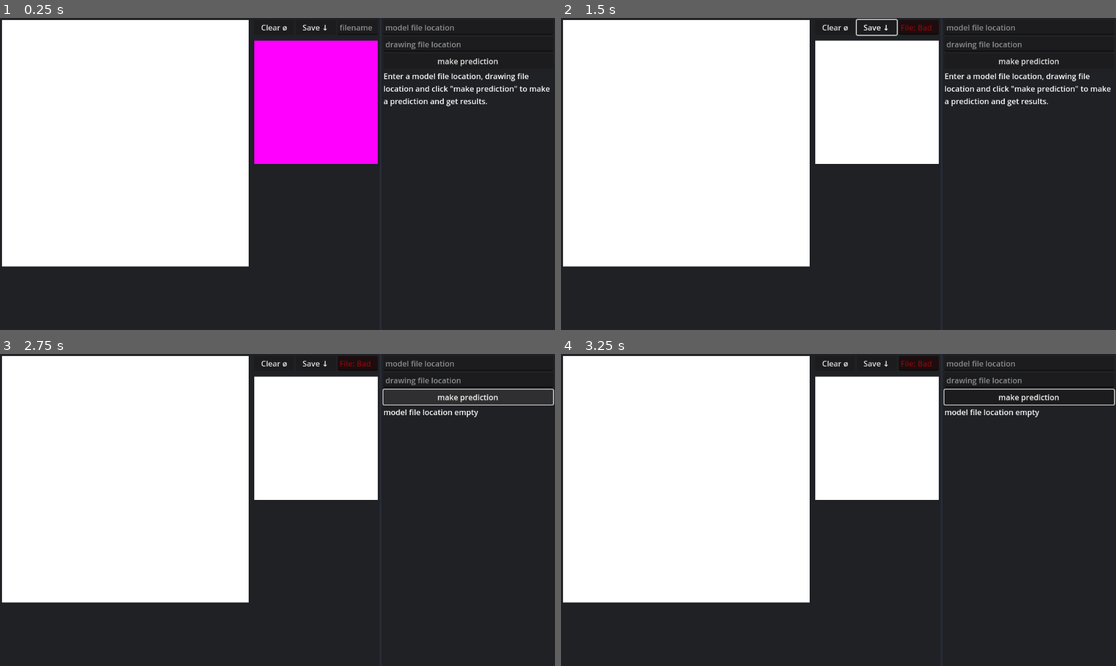
Above: before the commit, frames 1-4 (two rows, left to right).
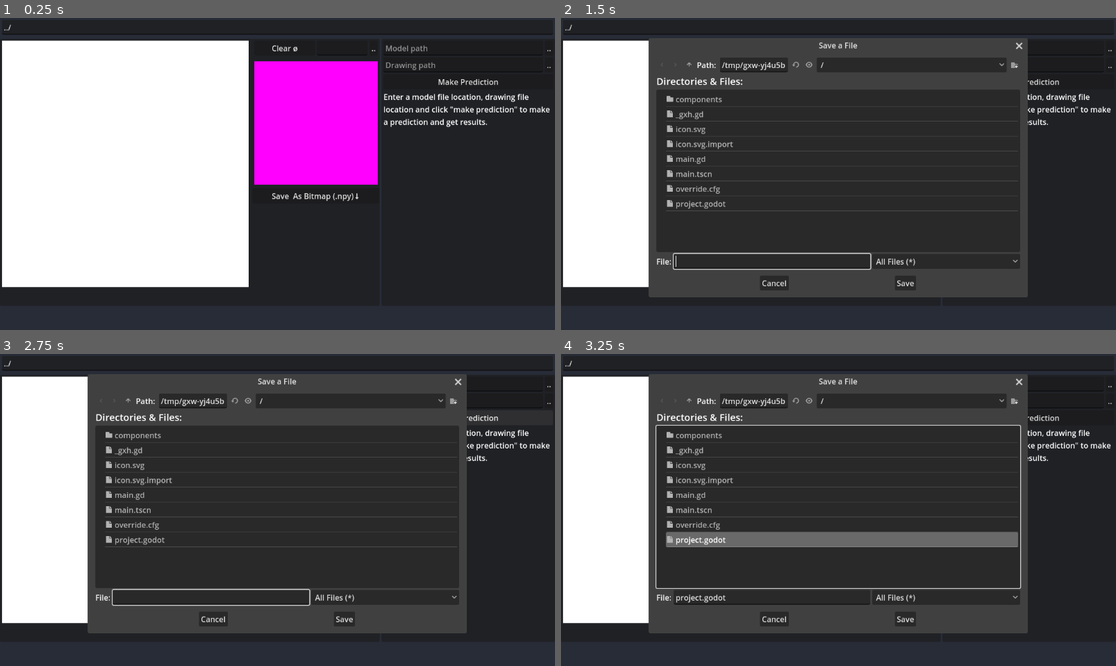
Above: after the commit, the same moments.

Repository: Virteso/IDS-Quickdraw-Analysis
Game: Godot game, scene res://main.tscn
Same seed, same stepped clock (60 frames per second), same inputs: the game is played once before the commit and once after it.
Inputs (mouse positions are in pixels of both pictures, inside the frame that each line leads up to):
- Up to frame 1 (0.25 s): no input
- Up to frame 2 (1.5 s): click (877, 27) at 0.5 s, where only the run before the commit has a clickable "Save ↓"; click (932, 49) at 1.25 s, where only the run after the commit has a clickable ".."
- Up to frame 3 (2.75 s): click "make prediction" (after the commit: "Make Prediction") at 2 s
- Up to frame 4 (3.25 s): click (877, 531) at 2.75 s, where only the run after the commit has a clickable "Save As Bitmap (.npy)↓"

The runs differ from the first frame. In frame 1, 12% of the frame differs, in the area x 0-100%, y 0-87%; in frame 2, 45%; in frame 3, 44%; in frame 4, 46%, in the area x 0-100%, y 0-90%.

Commit message:
godot update

Diff:
--- a/godot/drawing_pad.tscn
+++ b/godot/components/drawing_pad.tscn
@@ -1,6 +1,6 @@
 [gd_scene load_steps=2 format=3 uid="uid://bnbn0w0pbtwj0"]
 
-[ext_resource type="Script" path="res://drawing_pad.gd" id="1_lu8pe"]
+[ext_resource type="Script" path="res://components/drawing_pad.gd" id="1_lu8pe"]
 
 [node name="DrawingPad" type="ColorRect"]
 custom_minimum_size = Vector2(512, 512)
--- a/godot/drawing_pad_and_bitmap_display.gd
+++ b/godot/components/drawing_pad_and_bitmap_display.gd
@@ -1,10 +1,10 @@
 extends PanelContainer
 
-const DrawingPad := preload("res://drawing_pad.gd")
+const DrawingPad := preload("res://components/drawing_pad.gd")
 
 @onready var bitmap_display: TextureRect = %BitmapDisplay
 @onready var drawing_pad: DrawingPad = %DrawingPad
-@onready var filename_edit: LineEdit = %FilenameEdit
+@onready var filename_edit: FilenamePicker = %FilenameEdit
 
 @onready var _placeholder_texture := bitmap_display.texture
 
@@ -14,15 +14,12 @@
 		drawing_pad.clear()
 		bitmap_display.texture = _placeholder_texture
 	)
-	%ConvertButton.pressed.connect(func() -> void:
+	%SaveAsBitmap.pressed.connect(func() -> void:
 		var image := display_image()
-		var err := Drawing.image_to_npy(image, filename_edit.text)
+		var err := Drawing.image_to_npy(image, filename_edit.fgetp())
 		if err != OK:
-			filename_edit.placeholder_text = error_string(err)
 			filename_edit.modulate = Color.RED
-			filename_edit.text = ""
 			filename_edit.mouse_entered.connect(func() -> void:
-				filename_edit.placeholder_text = "filename"
 				filename_edit.modulate = Color.WHITE
 			, CONNECT_ONE_SHOT)
 	)
--- a/godot/drawing_pad_and_bitmap_display.tscn
+++ b/godot/components/drawing_pad_and_bitmap_display.tscn
@@ -1,7 +1,8 @@
-[gd_scene load_steps=4 format=3 uid="uid://7m8hxols4o6r"]
+[gd_scene load_steps=5 format=3 uid="uid://7m8hxols4o6r"]
 
-[ext_resource type="Script" path="res://drawing_pad_and_bitmap_display.gd" id="1_obgad"]
-[ext_resource type="PackedScene" uid="uid://bnbn0w0pbtwj0" path="res://drawing_pad.tscn" id="1_tjhb3"]
+[ext_resource type="Script" path="res://components/drawing_pad_and_bitmap_display.gd" id="1_obgad"]
+[ext_resource type="PackedScene" uid="uid://bnbn0w0pbtwj0" path="res://components/drawing_pad.tscn" id="1_tjhb3"]
+[ext_resource type="PackedScene" uid="uid://d24fjx60ijp0c" path="res://components/filename_picker.tscn" id="3_bogwx"]
 
 [sub_resource type="PlaceholderTexture2D" id="PlaceholderTexture2D_l1m5l"]
 size = Vector2(28, 28)
@@ -52,17 +53,11 @@
 size_flags_horizontal = 3
 text = "Clear ø"
 
-[node name="ConvertButton" type="Button" parent="VBoxContainer/HBoxContainer/VBoxContainer/MarginContainer2/HBoxContainer"]
+[node name="FilenameEdit" parent="VBoxContainer/HBoxContainer/VBoxContainer/MarginContainer2/HBoxContainer" instance=ExtResource("3_bogwx")]
 unique_name_in_owner = true
 layout_mode = 2
 size_flags_horizontal = 3
-text = "Save ↓"
-
-[node name="FilenameEdit" type="LineEdit" parent="VBoxContainer/HBoxContainer/VBoxContainer/MarginContainer2/HBoxContainer"]
-unique_name_in_owner = true
-layout_mode = 2
-size_flags_horizontal = 3
-placeholder_text = "filename"
+file_mode = 4
 
 [node name="MarginContainer3" type="MarginContainer" parent="VBoxContainer/HBoxContainer/VBoxContainer"]
 layout_mode = 2
@@ -82,6 +77,15 @@
 layout_mode = 2
 texture = SubResource("PlaceholderTexture2D_l1m5l")
 
+[node name="MarginContainer" type="MarginContainer" parent="VBoxContainer/HBoxContainer/VBoxContainer"]
+layout_mode = 2
+
+[node name="SaveAsBitmap" type="Button" parent="VBoxContainer/HBoxContainer/VBoxContainer/MarginContainer"]
+unique_name_in_owner = true
+layout_mode = 2
+size_flags_horizontal = 3
+text = "Save  As Bitmap (.npy)↓"
+
 [node name="MarginContainer" type="MarginContainer" parent="VBoxContainer"]
 layout_mode = 2
 theme_override_constants/margin_left = 4
--- /dev/null
+++ b/godot/components/filename_picker.gd
@@ -0,0 +1,25 @@
+class_name FilenamePicker extends HBoxContainer
+
+@export var file_mode: FileDialog.FileMode
+@export var placeholder: String
+
+@onready var file_dialog: FileDialog = $FileDialog
+@onready var text_edit: LineEdit = $TextEdit
+
+
+func _ready() -> void:
+	text_edit.placeholder_text = placeholder
+	$Button.pressed.connect(func() -> void:
+		file_dialog.file_mode = file_mode
+		file_dialog.root_subfolder = Main.get_base_path()
+		file_dialog.popup_centered()
+		match file_mode:
+			FileDialog.FileMode.FILE_MODE_OPEN_FILE, FileDialog.FileMode.FILE_MODE_SAVE_FILE:
+				file_dialog.file_selected.connect(func(s: String) -> void:
+					text_edit.text = s
+				, CONNECT_ONE_SHOT)
+	)
+
+
+func fgetp() -> String:
+	return text_edit.text
--- /dev/null
+++ b/godot/components/filename_picker.tscn
@@ -0,0 +1,27 @@
+[gd_scene load_steps=2 format=3 uid="uid://d24fjx60ijp0c"]
+
+[ext_resource type="Script" path="res://components/filename_picker.gd" id="1_2q2cb"]
+
+[node name="FilenamePicker" type="HBoxContainer"]
+anchors_preset = 15
+anchor_right = 1.0
+anchor_bottom = 1.0
+grow_horizontal = 2
+grow_vertical = 2
+script = ExtResource("1_2q2cb")
+
+[node name="TextEdit" type="LineEdit" parent="."]
+layout_mode = 2
+size_flags_horizontal = 3
+placeholder_text = "filepath"
+
+[node name="Button" type="Button" parent="."]
+layout_mode = 2
+text = ".."
+
+[node name="FileDialog" type="FileDialog" parent="."]
+title = "Open a File"
+size = Vector2i(771, 500)
+ok_button_text = "Open"
+file_mode = 0
+access = 2
--- a/godot/predictions.gd
+++ b/godot/components/predictions.gd
@@ -1,7 +1,7 @@
 extends PanelContainer
 
-@onready var model_file_location_edit: LineEdit = %ModelFileLocationEdit
-@onready var prediction_file_location_edit: LineEdit = %PredictionFileLocationEdit
+@onready var model_file_location_edit: FilenamePicker = %ModelFileLocationEdit
+@onready var prediction_file_location_edit: FilenamePicker = %PredictionFileLocationEdit
 @onready var prediction_result_label: Label = %PredictionResultLabel
 @onready var predict_button: Button = %PredictButton
 
@@ -11,20 +11,22 @@
 
 
 func predict() -> Error:
-	if model_file_location_edit.text.is_empty():
+	if model_file_location_edit.fgetp().is_empty():
 		printerr("model file location empty")
 		prediction_result_label.text = "model file location empty"
 		return ERR_DOES_NOT_EXIST
-	if not FileAccess.file_exists(model_file_location_edit.text):
-		printerr("model file doesn't exist at " + model_file_location_edit.text)
+	if not FileAccess.file_exists(model_file_location_edit.fgetp()):
+		printerr("model file doesn't exist at "
+				+ model_file_location_edit.fgetp())
 		prediction_result_label.text = "model file doesn't exist"
 		return ERR_DOES_NOT_EXIST
-	if prediction_file_location_edit.text.is_empty():
+	if prediction_file_location_edit.fgetp().is_empty():
 		printerr("prediction file location empty")
 		prediction_result_label.text = "drawing file location empty"
 		return ERR_DOES_NOT_EXIST
-	if not FileAccess.file_exists(prediction_file_location_edit.text):
-		printerr("prediction file doesn't exist at " + prediction_file_location_edit.text)
+	if not FileAccess.file_exists(prediction_file_location_edit.fgetp()):
+		printerr("prediction file doesn't exist at "
+				+ prediction_file_location_edit.fgetp())
 		prediction_result_label.text = "drawing file doesn't exist"
 		return ERR_DOES_NOT_EXIST
 
@@ -34,9 +36,10 @@
 	await get_tree().process_frame
 	OS.execute("python3",
 			[
-				"../cnn.py", "-m",
-				model_file_location_edit.text,
-				prediction_file_location_edit.text
+				"../models/cnn/cnn.py", "-m",
+				model_file_location_edit.fgetp(),
+				"-f",
+				prediction_file_location_edit.fgetp()
 			],
 			outpud,
 			true
--- a/godot/predictions.tscn
+++ b/godot/components/predictions.tscn
@@ -1,6 +1,7 @@
-[gd_scene load_steps=2 format=3 uid="uid://bxilrntlaubxj"]
+[gd_scene load_steps=3 format=3 uid="uid://bxilrntlaubxj"]
 
-[ext_resource type="Script" path="res://predictions.gd" id="1_t7ytw"]
+[ext_resource type="Script" path="res://components/predictions.gd" id="1_t7ytw"]
+[ext_resource type="PackedScene" uid="uid://d24fjx60ijp0c" path="res://components/filename_picker.tscn" id="2_ej122"]
 
 [node name="Predictions" type="PanelContainer"]
 anchors_preset = 15
@@ -20,15 +21,15 @@
 [node name="VBoxContainer" type="VBoxContainer" parent="MarginContainer"]
 layout_mode = 2
 
-[node name="ModelFileLocationEdit" type="LineEdit" parent="MarginContainer/VBoxContainer"]
+[node name="ModelFileLocationEdit" parent="MarginContainer/VBoxContainer" instance=ExtResource("2_ej122")]
 unique_name_in_owner = true
 layout_mode = 2
-placeholder_text = "model file location"
+placeholder = "Model path"
 
-[node name="PredictionFileLocationEdit" type="LineEdit" parent="MarginContainer/VBoxContainer"]
+[node name="PredictionFileLocationEdit" parent="MarginContainer/VBoxContainer" instance=ExtResource("2_ej122")]
 unique_name_in_owner = true
 layout_mode = 2
-placeholder_text = "drawing file location"
+placeholder = "Drawing path"
 
 [node name="HBoxContainer" type="HBoxContainer" parent="MarginContainer/VBoxContainer"]
 layout_mode = 2
@@ -37,7 +38,7 @@
 unique_name_in_owner = true
 layout_mode = 2
 size_flags_horizontal = 3
-text = "make prediction"
+text = "Make Prediction"
 
 [node name="PredictionResultLabel" type="Label" parent="MarginContainer/VBoxContainer"]
 unique_name_in_owner = true
--- a/godot/main.gd
+++ b/godot/main.gd
@@ -1,5 +1,22 @@
-extends Control
+class_name Main extends Control
+
+static var _instance: Main
+
+var _basepath: String
 
 
-func _ready() -> void:
-	pass
+func _init() -> void:
+	if is_instance_valid(_instance):
+		printerr("singleton violation")
+		return
+	_instance = self
+
+
+func set_basepath(to: String) -> void:
+	_basepath = to
+
+
+static func get_base_path() -> String:
+	if not is_instance_valid(_instance):
+		return "./"
+	return _instance._basepath
--- a/godot/main.tscn
+++ b/godot/main.tscn
@@ -1,8 +1,8 @@
 [gd_scene load_steps=4 format=3 uid="uid://cj2h20d4n8wae"]
 
 [ext_resource type="Script" path="res://main.gd" id="1_5laph"]
-[ext_resource type="PackedScene" uid="uid://7m8hxols4o6r" path="res://drawing_pad_and_bitmap_display.tscn" id="2_vch4d"]
-[ext_resource type="PackedScene" uid="uid://bxilrntlaubxj" path="res://predictions.tscn" id="3_mtvif"]
+[ext_resource type="PackedScene" uid="uid://7m8hxols4o6r" path="res://components/drawing_pad_and_bitmap_display.tscn" id="2_vch4d"]
+[ext_resource type="PackedScene" uid="uid://bxilrntlaubxj" path="res://components/predictions.tscn" id="3_mtvif"]
 
 [node name="Main" type="Control"]
 layout_mode = 3
@@ -22,7 +22,7 @@
 grow_vertical = 2
 color = Color(0.157111, 0.171941, 0.214438, 1)
 
-[node name="HBoxContainer" type="HBoxContainer" parent="."]
+[node name="VBoxContainer" type="VBoxContainer" parent="."]
 layout_mode = 1
 anchors_preset = 15
 anchor_right = 1.0
@@ -30,10 +30,30 @@
 grow_horizontal = 2
 grow_vertical = 2
 
-[node name="DrawingPadAndBitmapDisplay" parent="HBoxContainer" instance=ExtResource("2_vch4d")]
+[node name="VBoxContainer" type="VBoxContainer" parent="VBoxContainer"]
+layout_mode = 2
+
+[node name="MarginContainer" type="MarginContainer" parent="VBoxContainer/VBoxContainer"]
+layout_mode = 2
+theme_override_constants/margin_left = 4
+theme_override_constants/margin_top = 4
+theme_override_constants/margin_right = 4
+theme_override_constants/margin_bottom = 4
+
+[node name="BasePathEdit" type="LineEdit" parent="VBoxContainer/VBoxContainer/MarginContainer"]
+layout_mode = 2
+text = "../"
+placeholder_text = "base path"
+
+[node name="HBoxContainer" type="HBoxContainer" parent="VBoxContainer"]
+layout_mode = 2
+
+[node name="DrawingPadAndBitmapDisplay" parent="VBoxContainer/HBoxContainer" instance=ExtResource("2_vch4d")]
 layout_mode = 2
 size_flags_horizontal = 3
 
-[node name="Predictions" parent="HBoxContainer" instance=ExtResource("3_mtvif")]
+[node name="Predictions" parent="VBoxContainer/HBoxContainer" instance=ExtResource("3_mtvif")]
 layout_mode = 2
 size_flags_horizontal = 3
+
+[connection signal="text_changed" from="VBoxContainer/VBoxContainer/MarginContainer/BasePathEdit" to="." method="set_basepath"]
Renamed: godot/drawing.gd -> godot/components/drawing.gd
Renamed: godot/drawing_pad.gd -> godot/components/drawing_pad.gd
Renamed: godot/drawing_shower.gd -> godot/components/drawing_shower.gd
Renamed: godot/read_ndjson.gd -> godot/components/read_ndjson.gd
